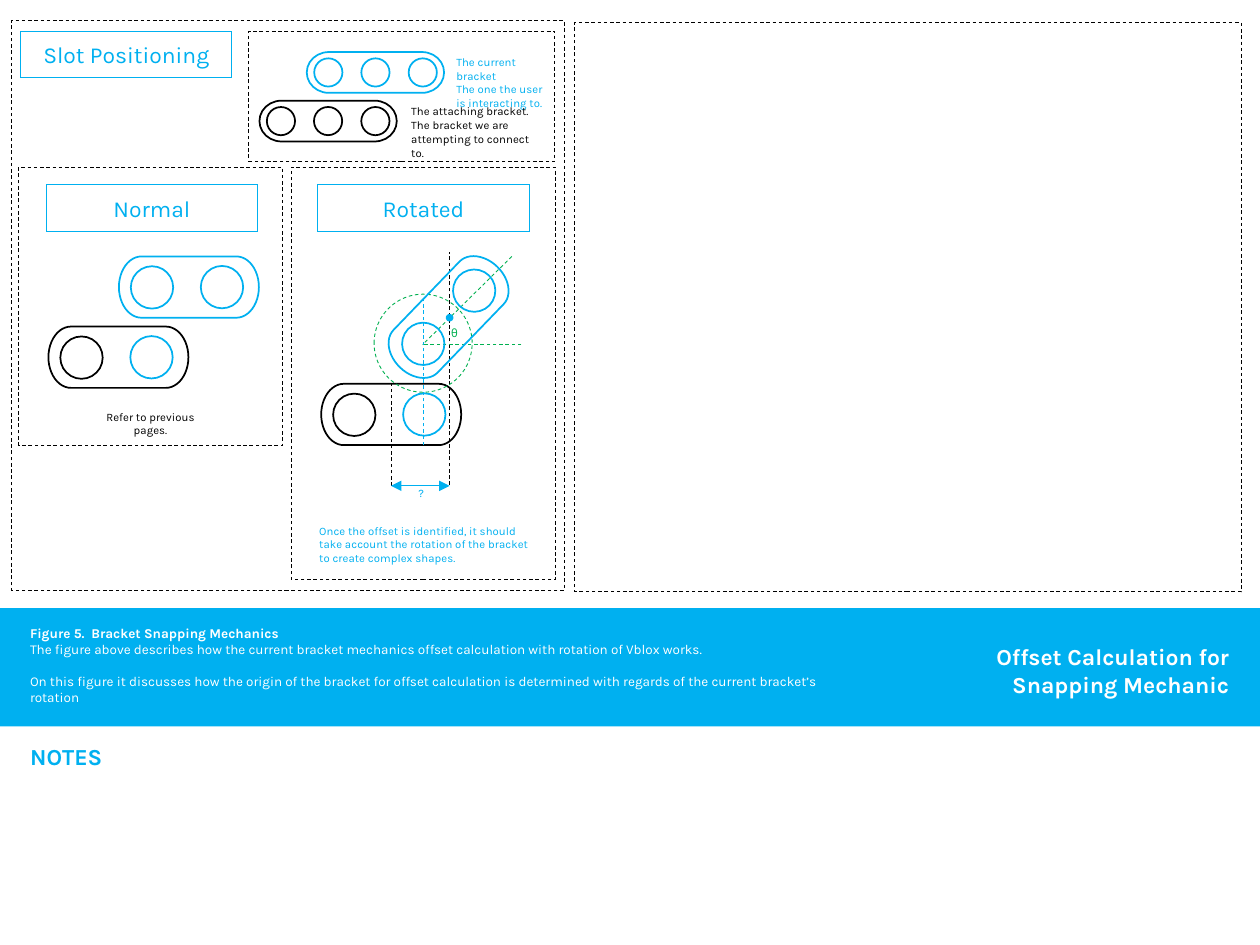
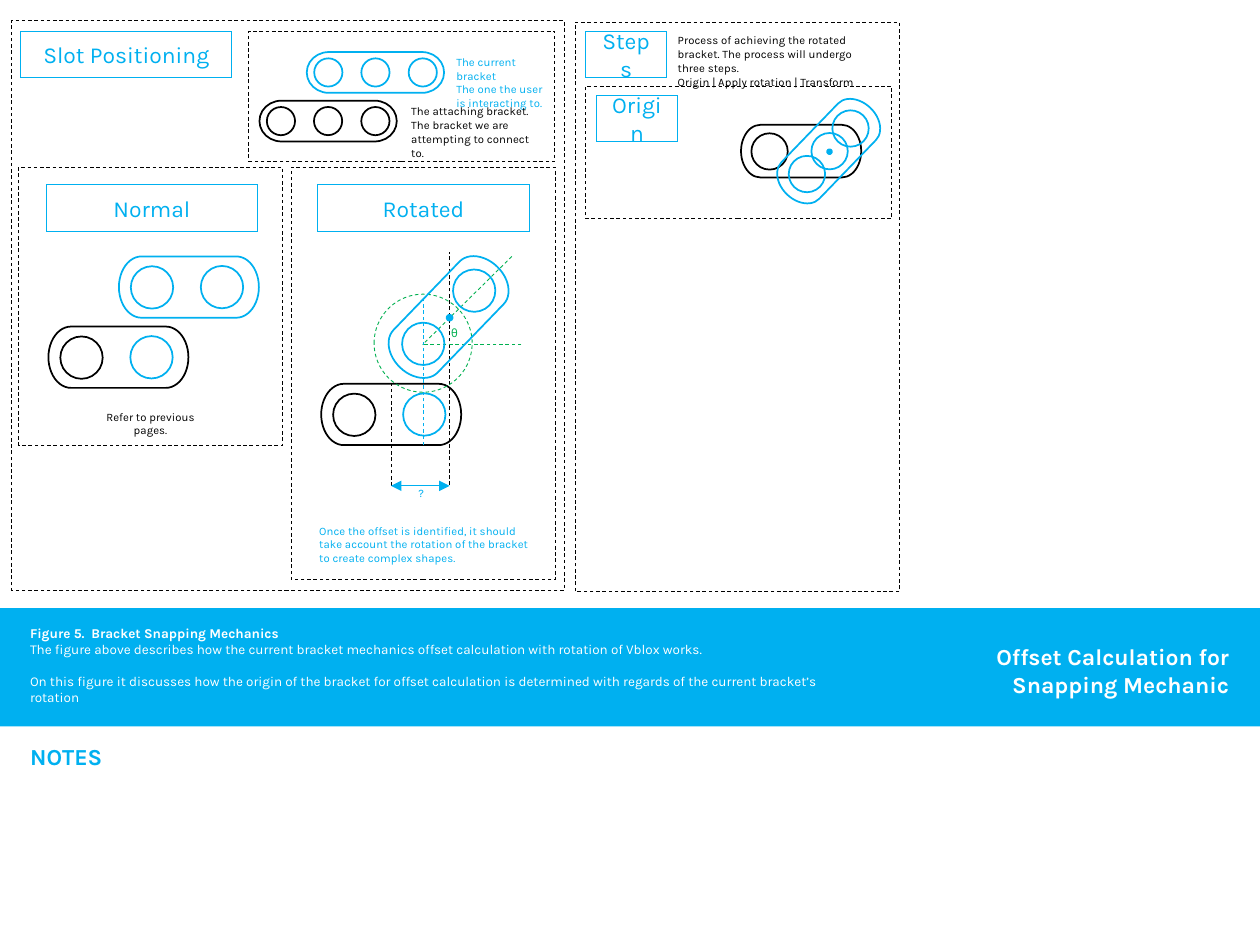
Before and after one commit to sh4nnja/game-project-roxim, a slide deck: slide 7 of assets/dev/documentation/vblox_documentation_figs.pptx. Drawn at 1260x945 pixels with LibreOffice and Linux fonts; fonts in the diff are those of the drawing; background and template pictures are left out. Boxes give left, top, right and bottom in pixels: in the first picture for what was removed or moved away, otherwise in the second. Text is boxed around its words. In the diff, an @@ line names an element or a change of style, - is before the commit and + after.

```diff
--- a/assets/dev/documentation/vblox_documentation_figs.pptx
+++ b/assets/dev/documentation/vblox_documentation_figs.pptx
@@ rectangle: place and size @@
-rectangle at [575,23,1241,592]
+rectangle at [575,23,898,592]
@@ rectangle added at [586,32,668,78], outline #00B0F0 0.5 pt, 13.1 pt, text #00B0F0 @@
+Steps
@@ text added at [678,36,853,89], 6.6 pt, text #000000 @@
+Process of achieving the rotated bracket. The process will undergo three steps.
+Origin | Apply rotation | Transform
@@ rectangle added at [586,87,892,219], outline #000000 0.5 pt dashed @@
@@ rectangle added at [596,94,678,141], outline #00B0F0 0.5 pt, 13.1 pt, text #00B0F0 @@
+Origin
@@ group added at [741,90,889,213]: 5 ellipses, 2 pill shapes @@
```
Also in this commit, not shown: 9 other files.
